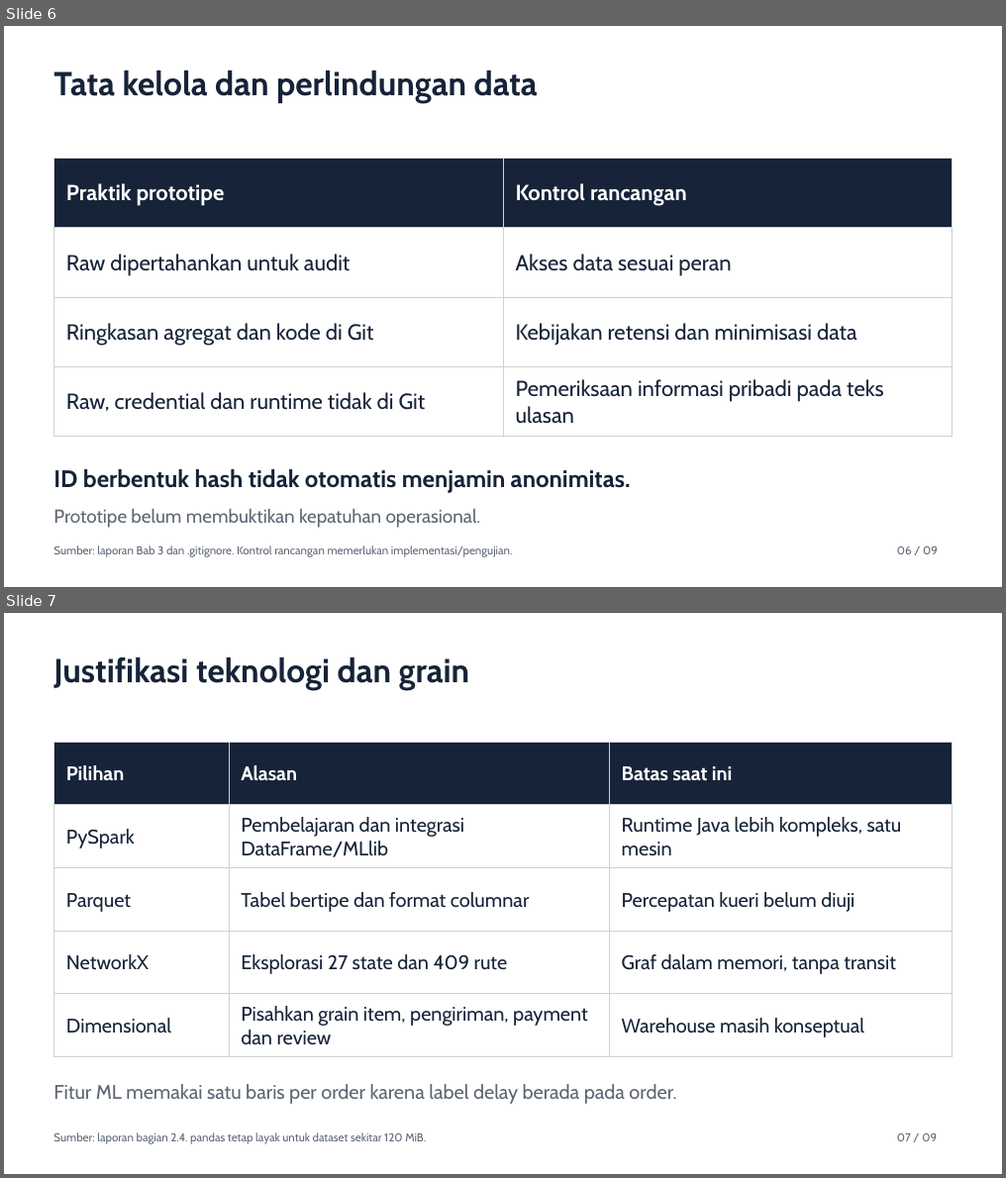
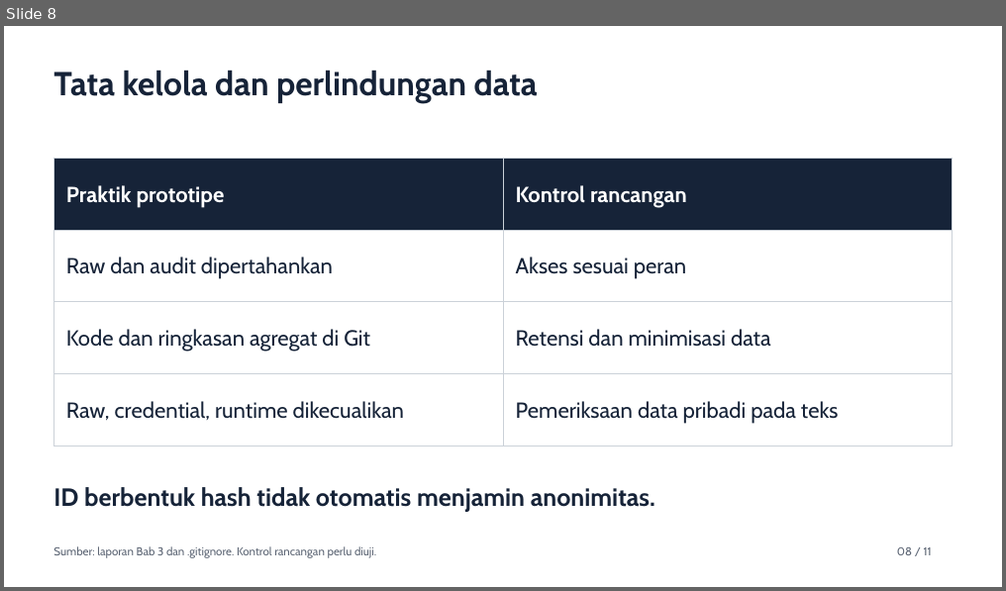
Before and after one commit to yanlis-lase-SSG7/2611-bigDataAnalitycs-assignment1, a slide deck: presentations/Assignment_I_Olist_2702751284.pptx. Shown one above the other, each under a label of ours: slides 6 and 7 before the commit, slide 8 after it. The pictures are 1006x1178 and 1006x591 pixels, drawn with LibreOffice and Linux fonts; fonts in the diff are those of the drawing. Boxes give left, top, right and bottom in pixels: in the first picture for what was removed or moved away, otherwise in the second. Text is boxed around its words. In the diff, an @@ line names an element or a change of style, - is before the commit and + after.

```diff
--- a/presentations/Assignment_I_Olist_2702751284.pptx
+++ b/presentations/Assignment_I_Olist_2702751284.pptx
@@ slide 7 removed at (4,613,1002,1174), background #FFFFFF @@
@@ text removed at (54,657,470,690) @@
-Justifikasi teknologi dan grain
@@ table removed at (54,742,951,1056), 5 rows, 3 columns @@
-Pilihan | Alasan | Batas saat ini
-PySpark | Pembelajaran dan integrasi DataFrame/MLlib | Runtime Java lebih kompleks, satu mesin
-Parquet | Tabel bertipe dan format columnar | Percepatan kueri belum diuji
-NetworkX | Eksplorasi 27 state dan 409 rute | Graf dalam memori, tanpa transit
-Dimensional | Pisahkan grain item, pengiriman, payment dan review | Warehouse masih konseptual
@@ text removed at (54,1084,676,1104) @@
-Fitur ML memakai satu baris per order karena label delay berada pada order.
@@ text removed at (54,1133,426,1145) @@
-Sumber: laporan bagian 2.4. pandas tetap layak untuk dataset sekitar 120 MiB.
@@ text removed at (897,1134,937,1142) @@
-07 / 09
@@ what was slide 6 is now slide 8 @@
@@ slide 8 changed as well @@
@@ table at (54,158,952,446) @@
-row 2, column 1: Raw dipertahankan untuk audit
+row 2, column 1: Raw dan audit dipertahankan
-row 2, column 2: Akses data sesuai peran
+row 2, column 2: Akses sesuai peran
-row 3, column 1: Ringkasan agregat dan kode di Git
+row 3, column 1: Kode dan ringkasan agregat di Git
-row 3, column 2: Kebijakan retensi dan minimisasi data
+row 3, column 2: Retensi dan minimisasi data
-row 4, column 1: Raw, credential dan runtime tidak di Git
+row 4, column 1: Raw, credential, runtime dikecualikan
-row 4, column 2: Pemeriksaan informasi pribadi pada teks ulasan
+row 4, column 2: Pemeriksaan data pribadi pada teks
@@ text "ID berbentuk hash tidak otomatis ...": place and size @@
-text "ID berbentuk hash tidak otomatis ..." at (54,470,631,493)
+text "ID berbentuk hash tidak otomatis ..." at (54,487,655,512)
@@ text "ID berbentuk hash tidak otomatis ..." at (54,487,655,512): size 23 to 24 pt @@
@@ text removed at (54,509,481,528) @@
-Prototipe belum membuktikan kepatuhan operasional.
@@ text at (54,547,376,559): text changed @@
-Sumber: laporan Bab 3 dan .gitignore. Kontrol rancangan memerlukan implementasi/pengujian.
+Sumber: laporan Bab 3 dan .gitignore. Kontrol rancangan perlu diuji.
@@ text at (897,548,932,556): text changed @@
-06 / 09
+08 / 11
```
Also in this commit, not shown: 4 other slides changed, 6 slides added, 3 other slides removed, 4 other files.
